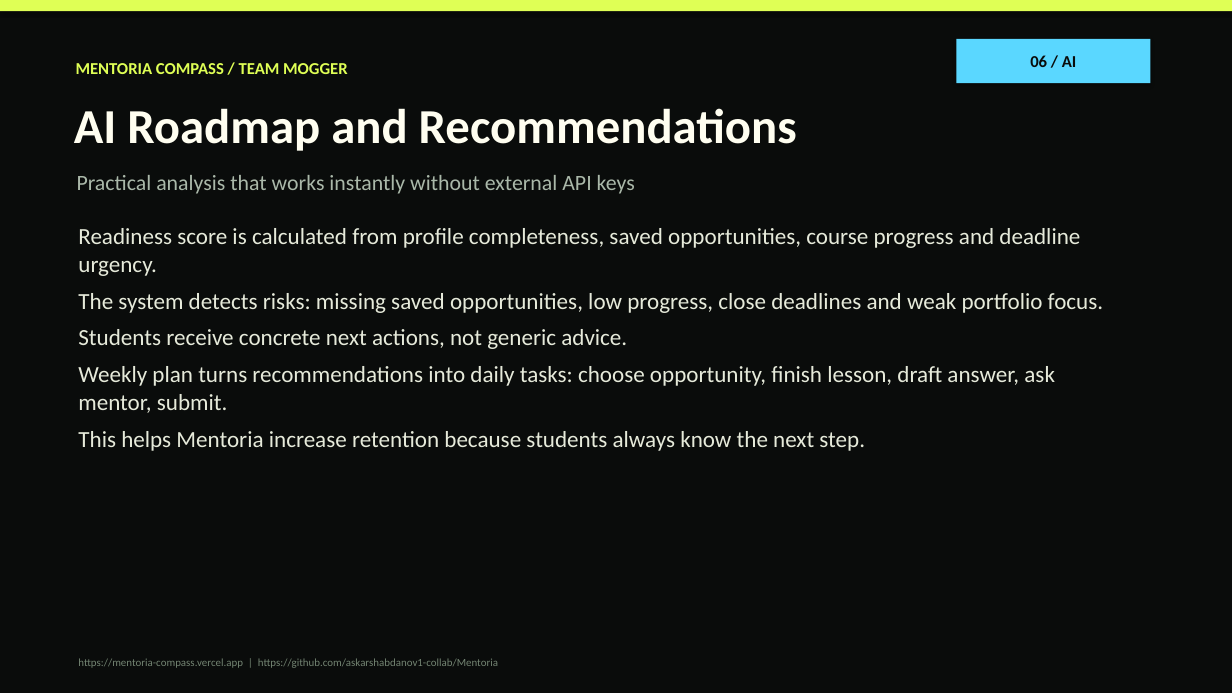
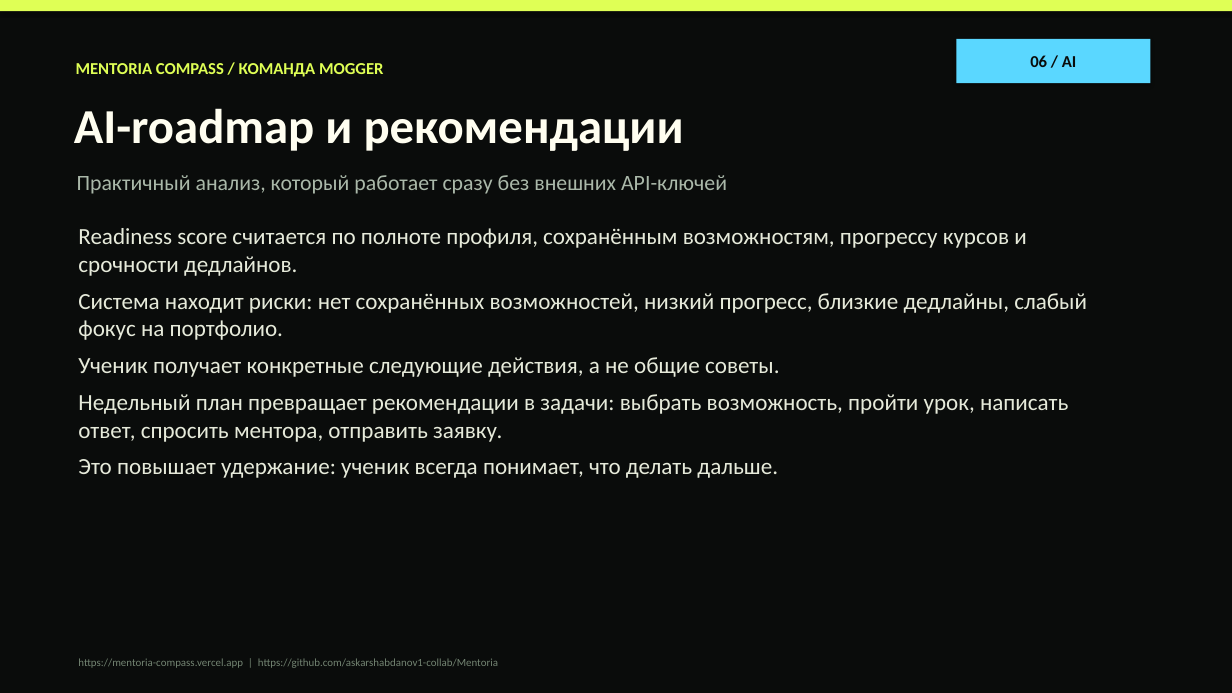
Before and after one commit to askarshabdanov1-collab/Mentoria, a slide deck: slide 6 of Mentoria_Compass_Mogger_Presentation.pptx. Drawn at 1232x693 pixels with LibreOffice and Linux fonts; fonts in the diff are those of the drawing. Boxes give left, top, right and bottom in pixels: in the first picture for what was removed or moved away, otherwise in the second. Text is boxed around its words. In the diff, an @@ line names an element or a change of style, - is before the commit and + after.

```diff
--- a/Mentoria_Compass_Mogger_Presentation.pptx
+++ b/Mentoria_Compass_Mogger_Presentation.pptx
@@ text at (76,63,384,77): text changed @@
-MENTORIA COMPASS / TEAM MOGGER
+MENTORIA COMPASS / КОМАНДА MOGGER
@@ text at (74,108,684,151): text changed @@
-AI Roadmap and Recommendations
+AI-roadmap и рекомендации
@@ text at (77,175,727,194): text changed @@
-Practical analysis that works instantly without external API keys
+Практичный анализ, который работает сразу без внешних API-ключей
@@ text at (78,228,1087,478): text changed @@
-Readiness score is calculated from profile completeness, saved opportunities, course progress and deadline urgency.
-The system detects risks: missing saved opportunities, low progress, close deadlines and weak portfolio focus.
-Students receive concrete next actions, not generic advice.
-Weekly plan turns recommendations into daily tasks: choose opportunity, finish lesson, draft answer, ask mentor, submit.
-This helps Mentoria increase retention because students always know the next step.
+Readiness score считается по полноте профиля, сохранённым возможностям, прогрессу курсов и срочности дедлайнов.
+Система находит риски: нет сохранённых возможностей, низкий прогресс, близкие дедлайны, слабый фокус на портфолио.
+Ученик получает конкретные следующие действия, а не общие советы.
+Недельный план превращает рекомендации в задачи: выбрать возможность, пройти урок, написать ответ, спросить ментора, отправить заявку.
+Это повышает удержание: ученик всегда понимает, что делать дальше.
```
Also in this commit, not shown: 8 other slides changed, 1 slide added, 1 slide removed, 2 other files.
